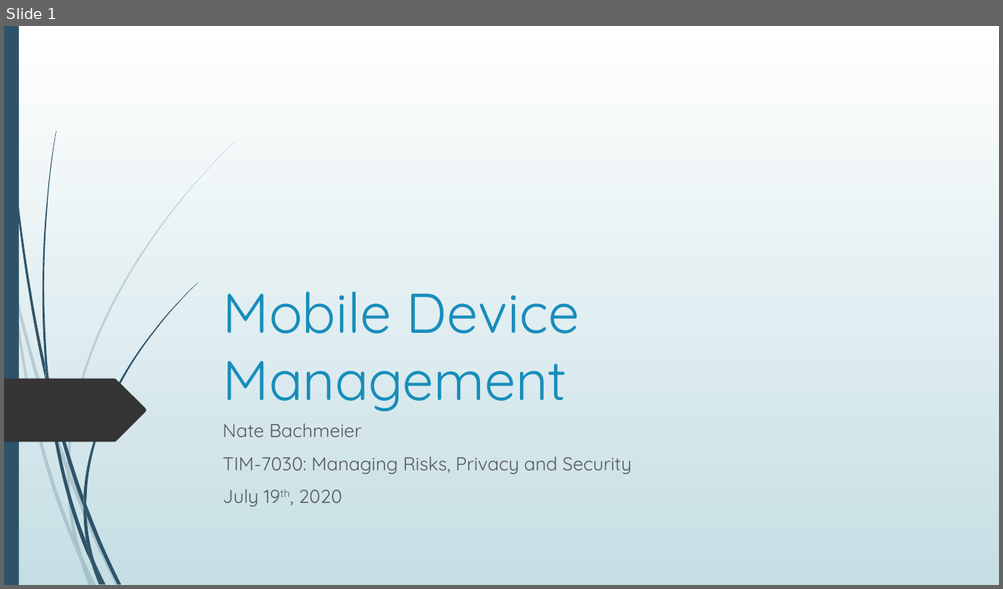
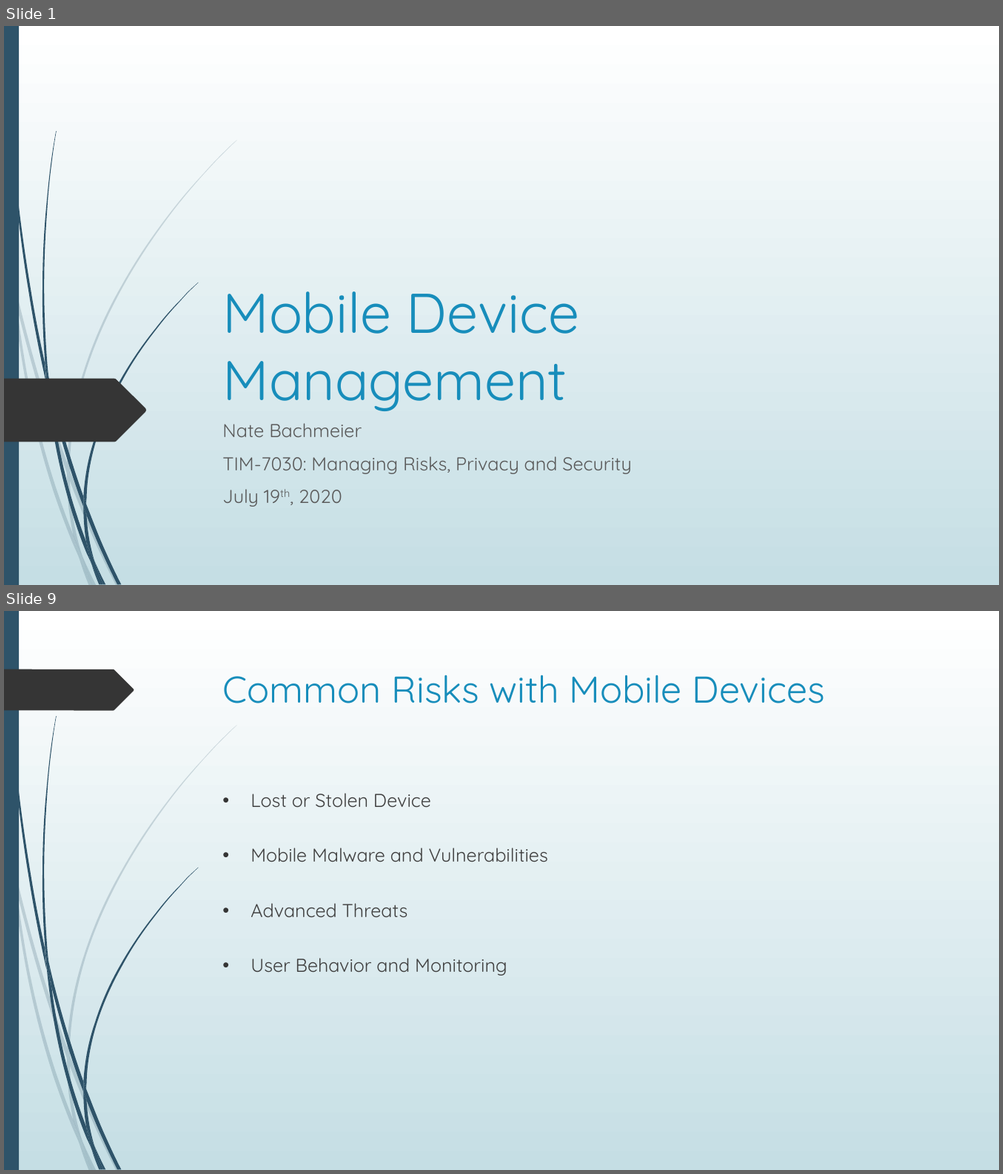
Before and after one commit to dr-natetorious/TIM-7030-Managing_Risks_and_Privacy, a slide deck: Week7_MasterDataMgmt/BachmeierNTIM7030-7.pptx. Shown one above the other, each under a label of ours: slide 1 before the commit, slides 1 and 9 after it; the slides between them are not shown. The pictures are 1003x589 and 1003x1174 pixels, drawn with LibreOffice and Linux fonts; fonts in the diff are those of the drawing. Boxes give left, top, right and bottom in pixels: in the first picture for what was removed or moved away, otherwise in the second. Text is boxed around its words. In the diff, an @@ line names an element or a change of style, - is before the commit and + after.

```diff
--- a/Week7_MasterDataMgmt/BachmeierNTIM7030-7.pptx
+++ b/Week7_MasterDataMgmt/BachmeierNTIM7030-7.pptx
@@ slide 9 added at box(4, 611, 999, 1170), background gradient #FFFFFF to #C5DEE5; not listed: 23 template elements that a slide beside it also shows @@
@@ freeform shape added at box(4, 669, 134, 710), fill #353535 @@
@@ title added at box(223, 675, 825, 703), 36 pt, text #178DBB @@
+Common Risks with Mobile Devices
@@ text added at box(250, 793, 548, 976), 18 pt, text #404040 @@
+• Lost or Stolen Device
+• Mobile Malware and Vulnerabilities
+• Advanced Threats
+• User Behavior and Monitoring
```
Also in this commit, not shown: 2 slides changed, 11 other slides added.
